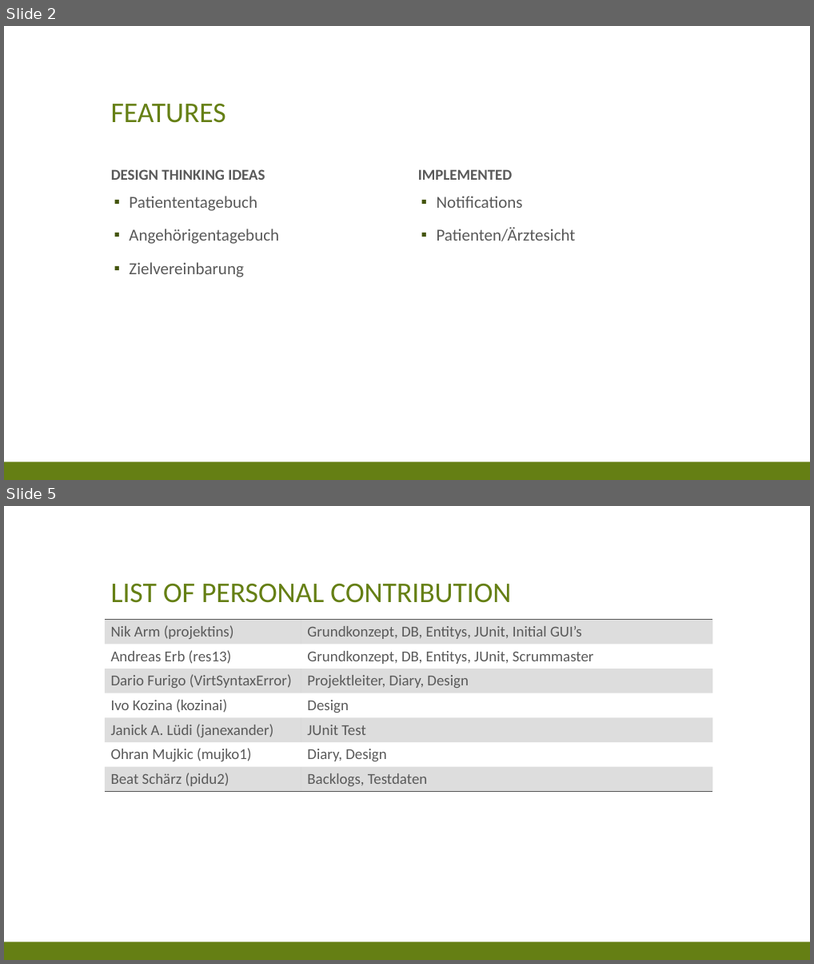
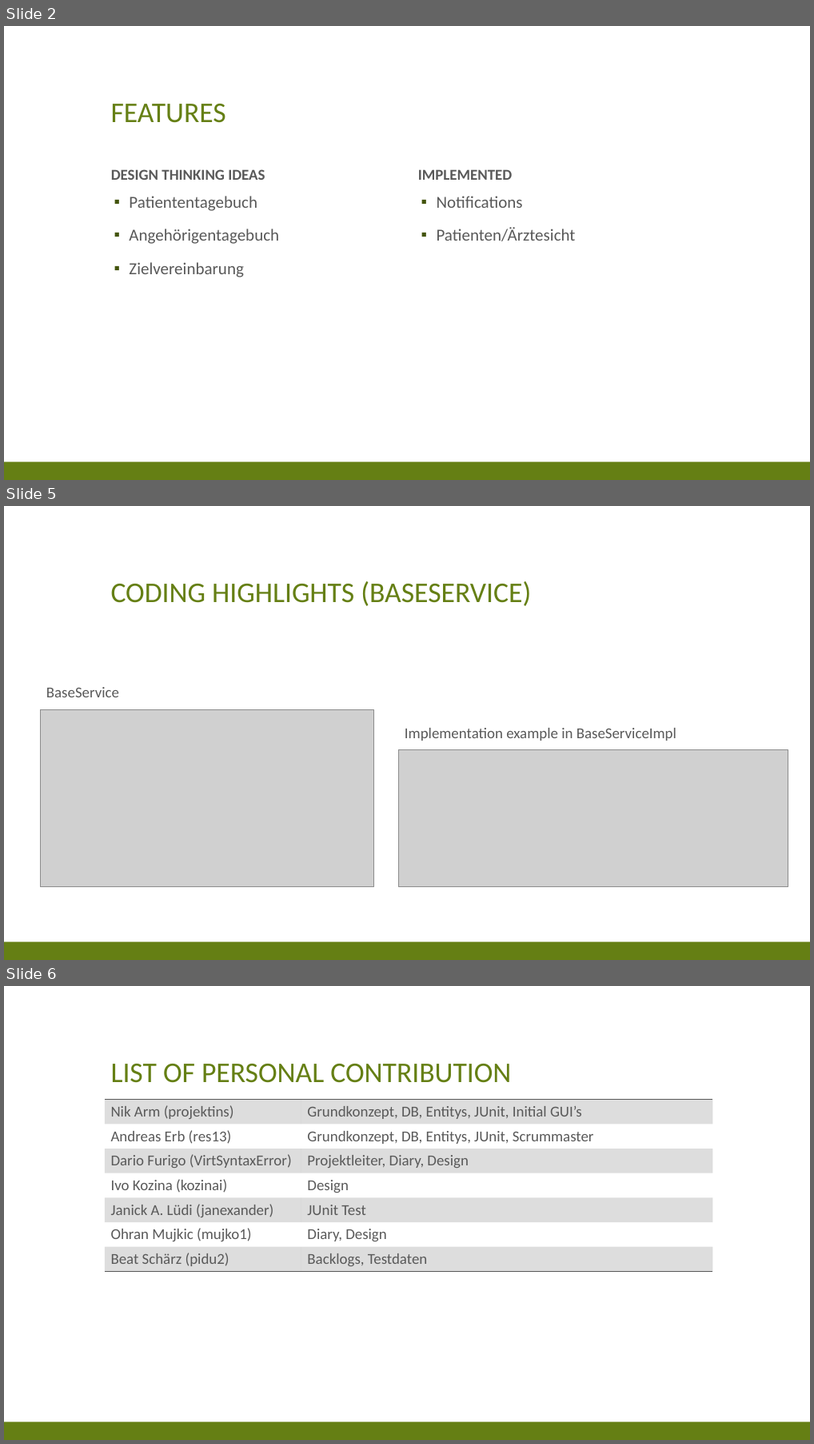
Before and after one commit to res13/ch.bfh.bti7081.s2018.white, a slide deck: doc/task09/FinalPresentation.pptx. Shown one above the other, each under a label of ours: slides 2 and 5 before the commit, slides 2, 5 and 6 after it; the slides between them are not shown. The pictures are 814x964 and 814x1444 pixels, drawn with LibreOffice and Linux fonts; fonts in the diff are those of the drawing; grey boxes stand for pictures. Boxes give left, top, right and bottom in pixels: in the first picture for what was removed or moved away, otherwise in the second. Text is boxed around its words. In the diff, an @@ line names an element or a change of style, - is before the commit and + after.

Commit message:
added coding highlights to finalPresentation

```diff
--- a/doc/task09/FinalPresentation.pptx
+++ b/doc/task09/FinalPresentation.pptx
@@ slide 5 added at (x1=4, y1=506, x2=810, y2=960), background #FFFFFF; not listed: 1 template element that a slide beside it also shows @@
@@ title added at (x1=111, y1=581, x2=531, y2=606), 34 pt, text #657F14 @@
+CODING HIGHLIGHTS (BASESERVICE)
@@ text added at (x1=46, y1=687, x2=119, y2=697), 18 pt, text #595959 @@
+BaseService
@@ picture added at (x1=40, y1=709, x2=374, y2=887) @@
@@ text added at (x1=405, y1=728, x2=677, y2=740), 18 pt, text #595959 @@
+Implementation example in BaseServiceImpl
@@ picture added at (x1=399, y1=749, x2=789, y2=887) @@
@@ what was slide 5 is now slide 6 @@
```
Also in this commit, not shown: 2 other slides added, 2 slides removed.
